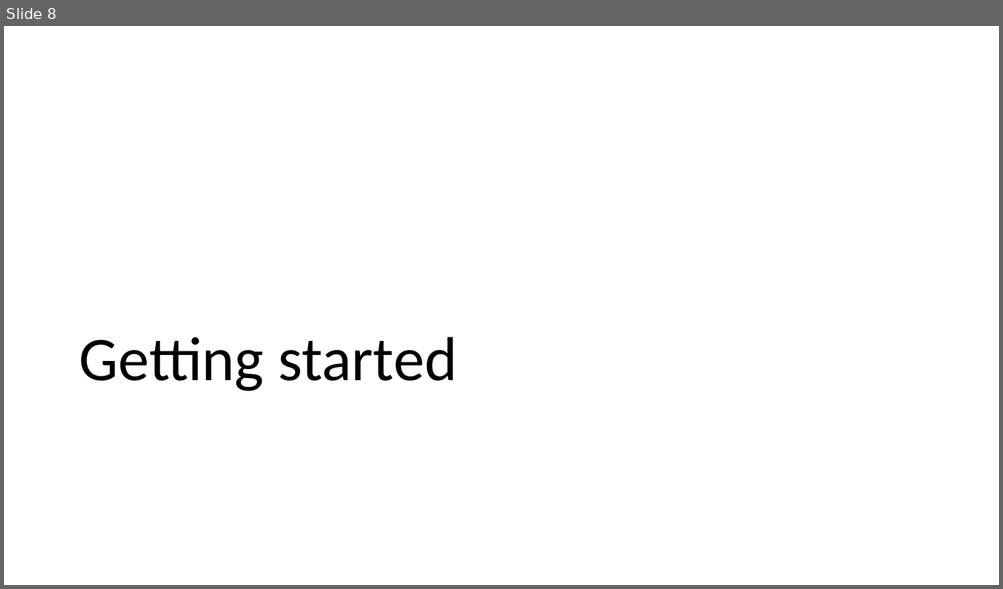
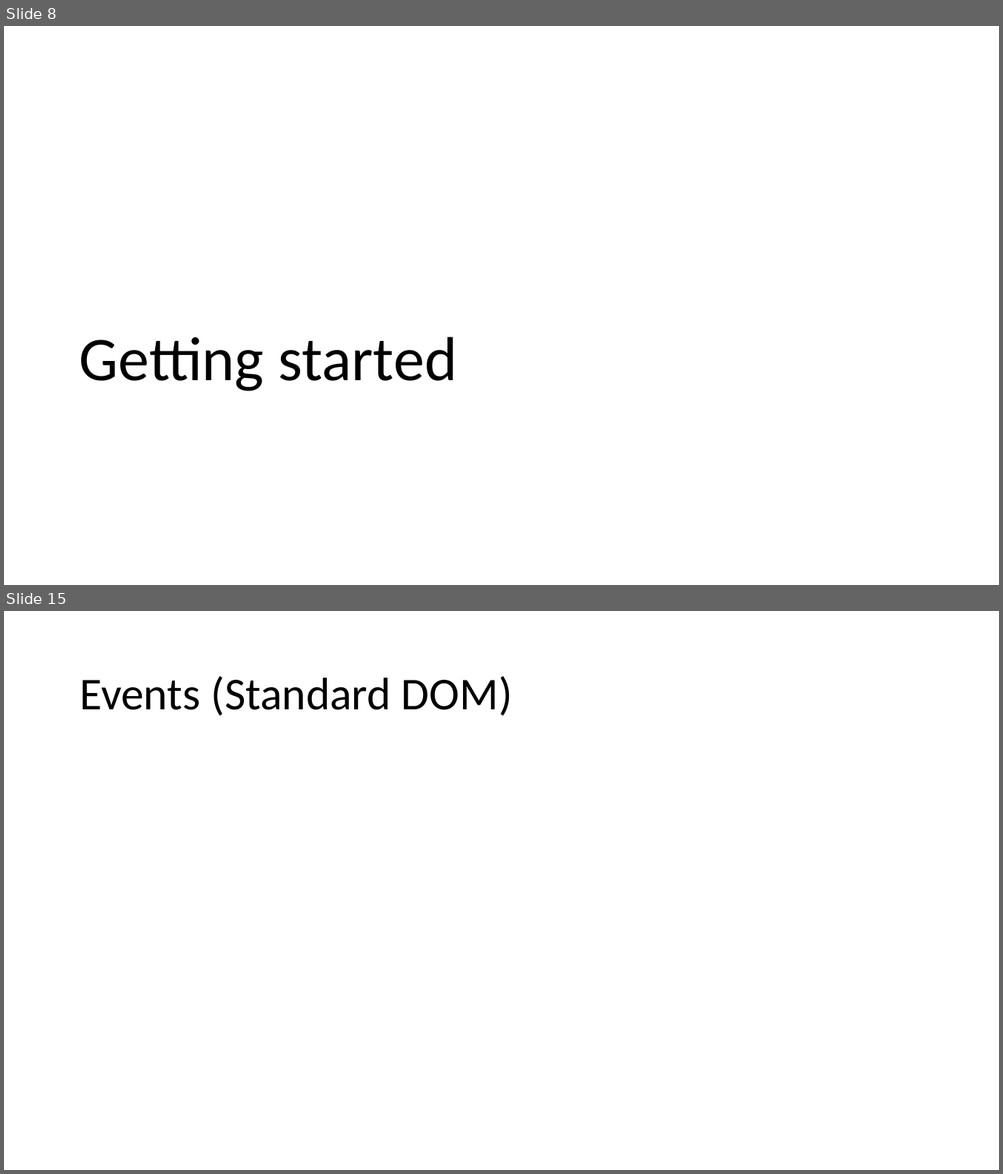
Before and after one commit to vuorinem/ADNUGTalk, a slide deck: Aurelia.pptm. Shown one above the other, each under a label of ours: slide 8 before the commit, slides 8 and 15 after it; the slides between them are not shown. The pictures are 1003x589 and 1003x1174 pixels, drawn with LibreOffice and Linux fonts; fonts in the diff are those of the drawing. Boxes give left, top, right and bottom in pixels: in the first picture for what was removed or moved away, otherwise in the second. Text is boxed around its words. In the diff, an @@ line names an element or a change of style, - is before the commit and + after.

```diff
--- a/Aurelia.pptm
+++ b/Aurelia.pptm
@@ slide 15 added at (4, 611, 999, 1170), background #FFFFFF @@
@@ title added at (79, 676, 512, 716), 44 pt, text #000000 @@
+Events (Standard DOM)
```
Also in this commit, not shown: 1 slide changed, 6 other slides added.
